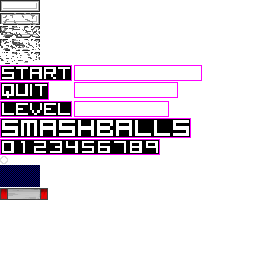
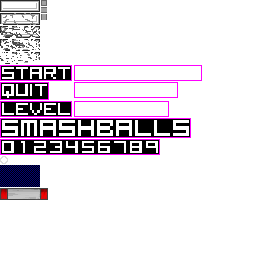
Layered file, before and after one edit (256 × 256). Changes by layer:
painted on "Layer" over [41, 0, 47, 20]
